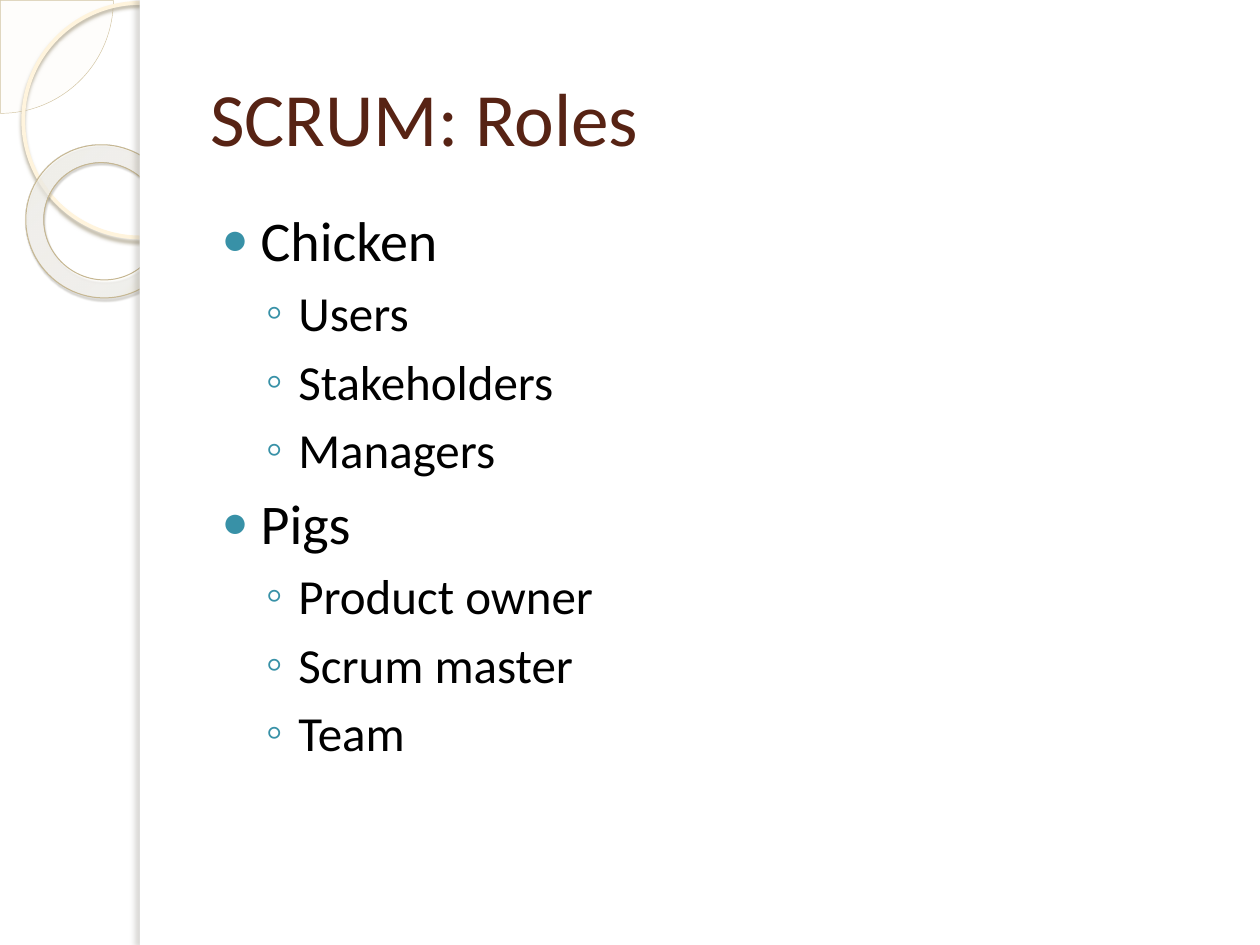
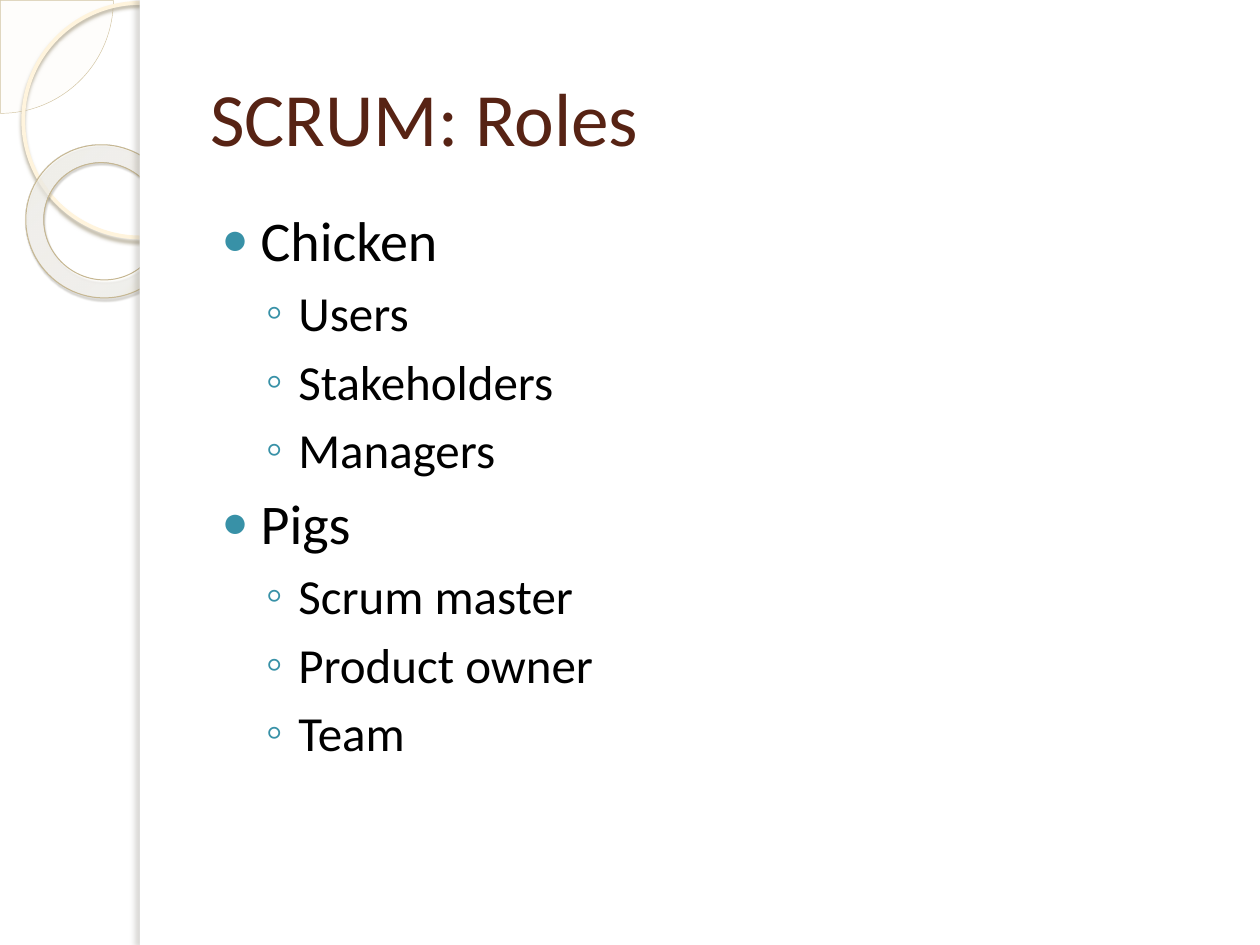
Before and after one commit to michelgrootjans/foresee, a slide deck: slide 4 of Agile.net/Agile.net.pptx. Drawn at 1260x945 pixels with LibreOffice and Linux fonts; fonts in the diff are those of the drawing; background and template pictures are left out. Boxes give left, top, right and bottom in pixels: in the first picture for what was removed or moved away, otherwise in the second. Text is boxed around its words. In the diff, an @@ line names an element or a change of style, - is before the commit and + after.

```diff
--- a/Agile.net/Agile.net.pptx
+++ b/Agile.net/Agile.net.pptx
@@ text at (298, 582, 573, 615): paragraph added @@
+  ◦ Scrum master
@@ text at (298, 651, 573, 684): paragraph removed @@
-  ◦ Scrum master
```
Also in this commit, not shown: 2 other slides changed.
